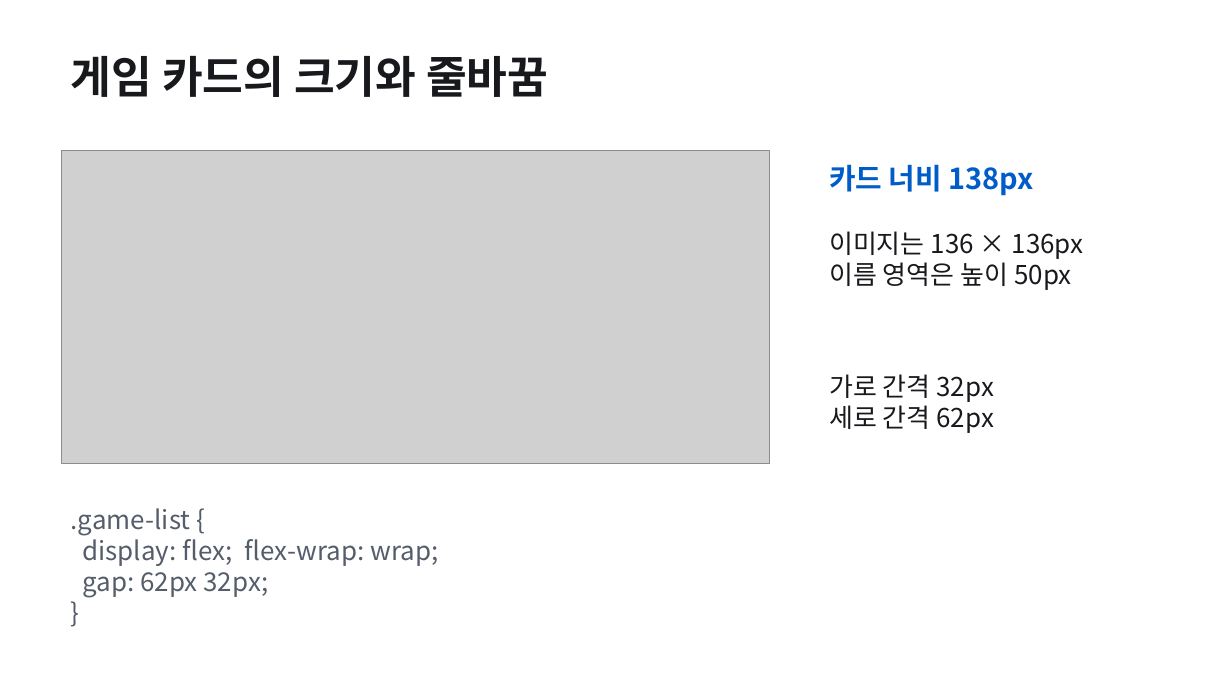
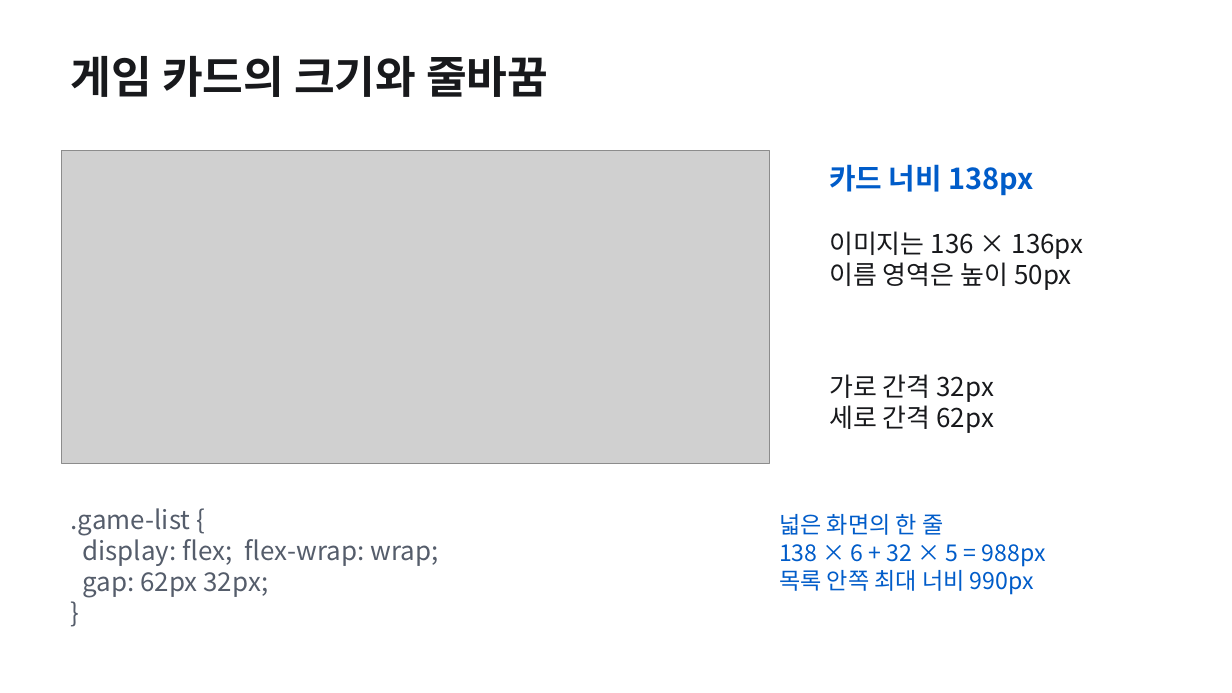
Before and after one commit to Cocode96/AX-web-clone, a slide deck: slide 5 of docs/presentation/customer-service.pptx (slide 4 before the commit). Drawn at 1232x693 pixels with LibreOffice and Linux fonts; fonts in the diff are those of the drawing; grey boxes stand for pictures. Boxes give left, top, right and bottom in pixels: in the first picture for what was removed or moved away, otherwise in the second. Text is boxed around its words. In the diff, an @@ line names an element or a change of style, - is before the commit and + after.

```diff
--- a/docs/presentation/customer-service.pptx
+++ b/docs/presentation/customer-service.pptx
@@ text added at (x1=779, y1=514, x2=1046, y2=595), 18 pt, text #005CC9 @@
+넓은 화면의 한 줄
+138 × 6 + 32 × 5 = 988px
+목록 안쪽 최대 너비 990px
```
Also in this commit, not shown: 4 other slides changed, 2 slides added.
